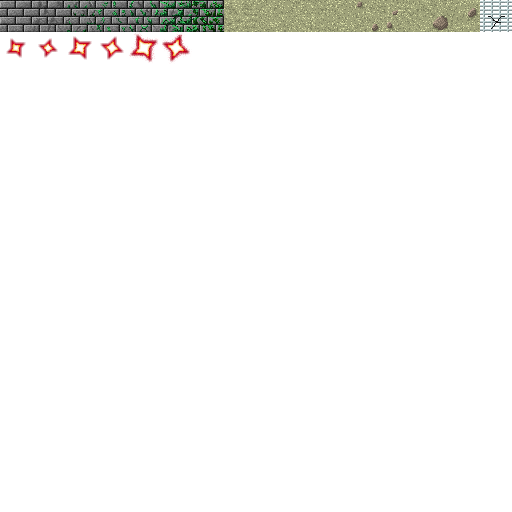
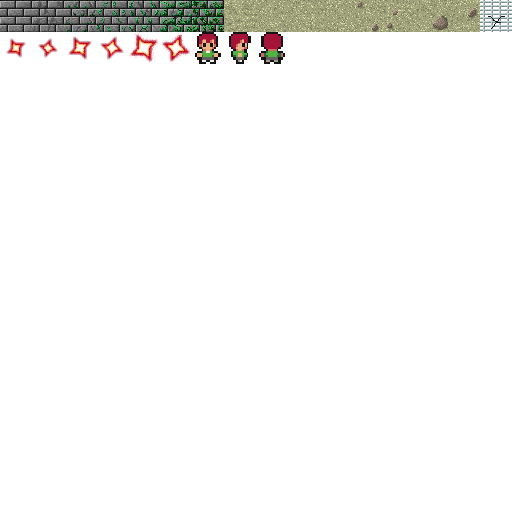
The second 512 x 512 image is a revision of the first. Changes to its layers:
added layer "Layer 3" above "Layer 2" over [195, 32, 285, 64]
